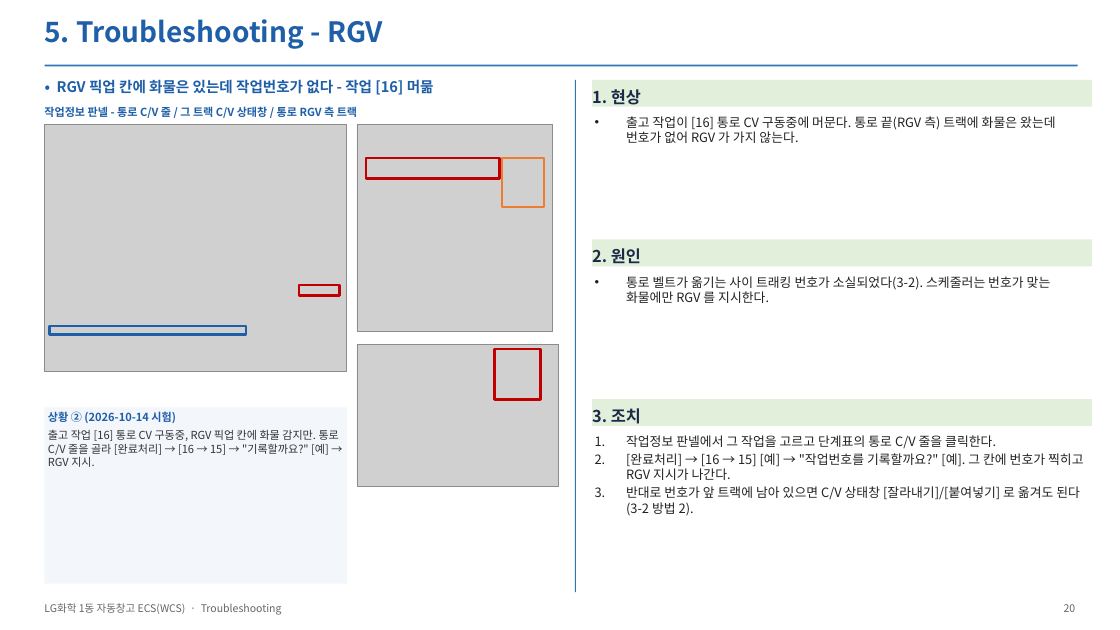
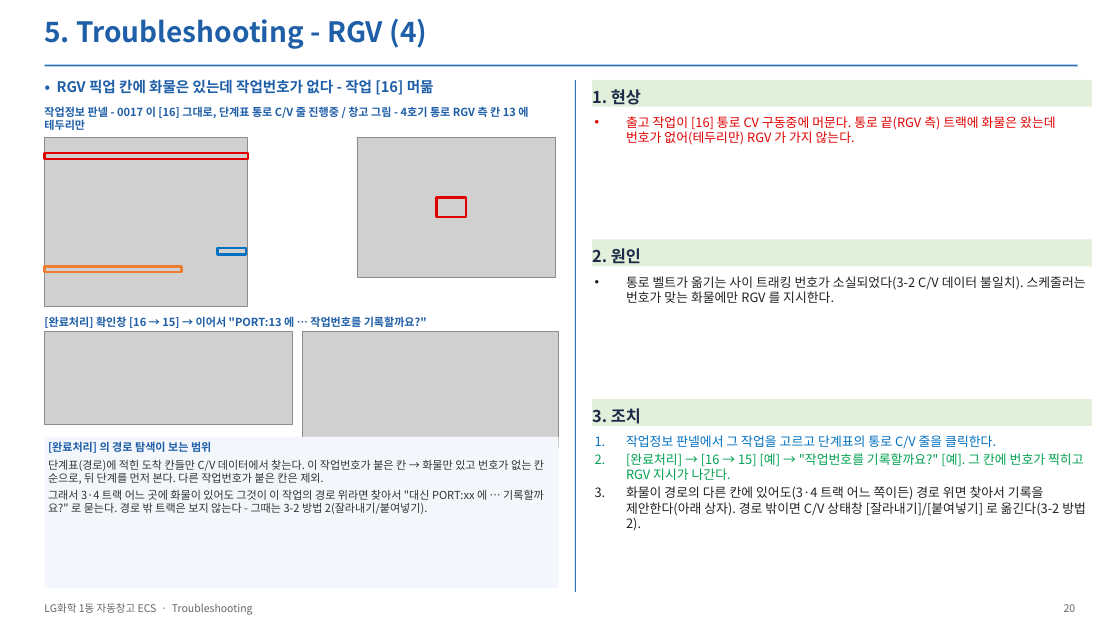
Before and after one commit to yeorijby-coder/LGLS_ALL, a slide deck: slide 20 of docs/산출물_20261110/05_ECS_Troubleshooting.pptx. Drawn at 1120x630 pixels with LibreOffice and Linux fonts; fonts in the diff are those of the drawing; grey boxes stand for pictures. Boxes give left, top, right and bottom in pixels: in the first picture for what was removed or moved away, otherwise in the second. Text is boxed around its words. In the diff, an @@ line names an element or a change of style, - is before the commit and + after.

```diff
--- a/docs/산출물_20261110/05_ECS_Troubleshooting.pptx
+++ b/docs/산출물_20261110/05_ECS_Troubleshooting.pptx
@@ text at (44, 19, 427, 49): text changed @@
-5. Troubleshooting - RGV
+5. Troubleshooting - RGV (4)
@@ text at (44, 104, 528, 130): text changed @@
-작업정보 판넬 - 통로 C/V 줄 / 그 트랙 C/V 상태창 / 통로 RGV 측 트랙
+작업정보 판넬 - 0017 이 [16] 그대로, 단계표 통로 C/V 줄 진행중 / 창고 그림 - 4호기 통로 RGV 측 칸 13 에 테두리만
@@ text at (626, 116, 1055, 145): text changed; text colour #222222 to #E00000 @@
-• 출고 작업이 [16] 통로 CV 구동중에 머문다. 통로 끝(RGV 측) 트랙에 화물은 왔는데 번호가 없어 RGV 가 가지 않는다.
+• 출고 작업이 [16] 통로 CV 구동중에 머문다. 통로 끝(RGV 측) 트랙에 화물은 왔는데 번호가 없어(테두리만) RGV 가 가지 않는다.
@@ picture removed at (45, 124, 347, 371) @@
@@ picture added at (45, 138, 248, 307) @@
@@ picture: place and size @@
-picture at (357, 124, 553, 332)
+picture at (357, 138, 556, 277)
@@ rectangle added at (45, 153, 248, 159), outline #E00000 2.25 pt @@
@@ rectangle removed at (366, 158, 500, 178) @@
@@ rectangle removed at (502, 158, 544, 207) @@
@@ rectangle added at (436, 197, 466, 218), outline #E00000 2.25 pt @@
@@ rectangle added at (45, 266, 181, 272), outline #ED7D31 2.25 pt @@
@@ rectangle added at (218, 248, 246, 255), outline #0070C0 2.25 pt @@
@@ rectangle removed at (299, 285, 340, 296) @@
@@ text at (626, 276, 1086, 303): text changed @@
-• 통로 벨트가 옮기는 사이 트래킹 번호가 소실되었다(3-2). 스케줄러는 번호가 맞는 화물에만 RGV 를 지시한다.
+• 통로 벨트가 옮기는 사이 트래킹 번호가 소실되었다(3-2 C/V 데이터 불일치). 스케줄러는 번호가 맞는 화물에만 RGV 를 지시한다.
@@ text added at (44, 315, 427, 330), 9.5 pt, text #1F5FA8, bold @@
+[완료처리] 확인창 [16 → 15] → 이어서 "PORT:13 에 … 작업번호를 기록할까요?"
@@ rectangle removed at (50, 326, 246, 334) @@
@@ picture added at (45, 332, 292, 425) @@
@@ picture: place and size @@
-picture at (357, 344, 559, 486)
+picture at (302, 332, 559, 447)
@@ rectangle removed at (495, 349, 541, 399) @@
@@ rectangle removed at (45, 408, 347, 584) @@
-상황 ② (2026-10-14 시험)
-출고 작업 [16] 통로 CV 구동중, RGV 픽업 칸에 화물 감지만. 통로 C/V 줄을 골라 [완료처리] → [16 → 15] → "기록할까요?" [예] → RGV 지시.
@@ rectangle added at (45, 437, 559, 588), fill #F3F6FB, 9.5 pt, text #333333 @@
+[완료처리] 의 경로 탐색이 보는 범위
+단계표(경로)에 적힌 도착 칸들만 C/V 데이터에서 찾는다. 이 작업번호가 붙은 칸 → 화물만 있고 번호가 없는 칸 순으로, 뒤 단계를 먼저 본다. 다른 작업번호가 붙은 칸은 제외.
+그래서 3·4 트랙 어느 곳에 화물이 있어도 그것이 이 작업의 경로 위라면 찾아서 "대신 PORT:xx 에 … 기록할까요?" 로 묻는다. 경로 밖 트랙은 보지 않는다 - 그때는 3-2 방법 2(잘라내기/붙여넣기).
@@ text at (626, 435, 1083, 480): text colour #222222 to #0070C0 in "작업정보 판넬에서 그 작업을 고르고 단계표의 통로 ..."; text colour #222222 to #00A050 in "[완료처리] → [16 → 15] [예] → ..." @@
@@ text at (626, 486, 1086, 530): text changed @@
-3. 반대로 번호가 앞 트랙에 남아 있으면 C/V 상태창 [잘라내기]/[붙여넣기] 로 옮겨도 된다(3-2 방법 2).
+3. 화물이 경로의 다른 칸에 있어도(3·4 트랙 어느 쪽이든) 경로 위면 찾아서 기록을 제안한다(아래 상자). 경로 밖이면 C/V 상태창 [잘라내기]/[붙여넣기] 로 옮긴다(3-2 방법 2).
@@ text at (44, 603, 253, 615): text changed @@
-LG화학 1동 자동창고 ECS(WCS) · Troubleshooting
+LG화학 1동 자동창고 ECS · Troubleshooting
```
Also in this commit, not shown: 23 other slides changed, 1 slide removed, 18 other files.
